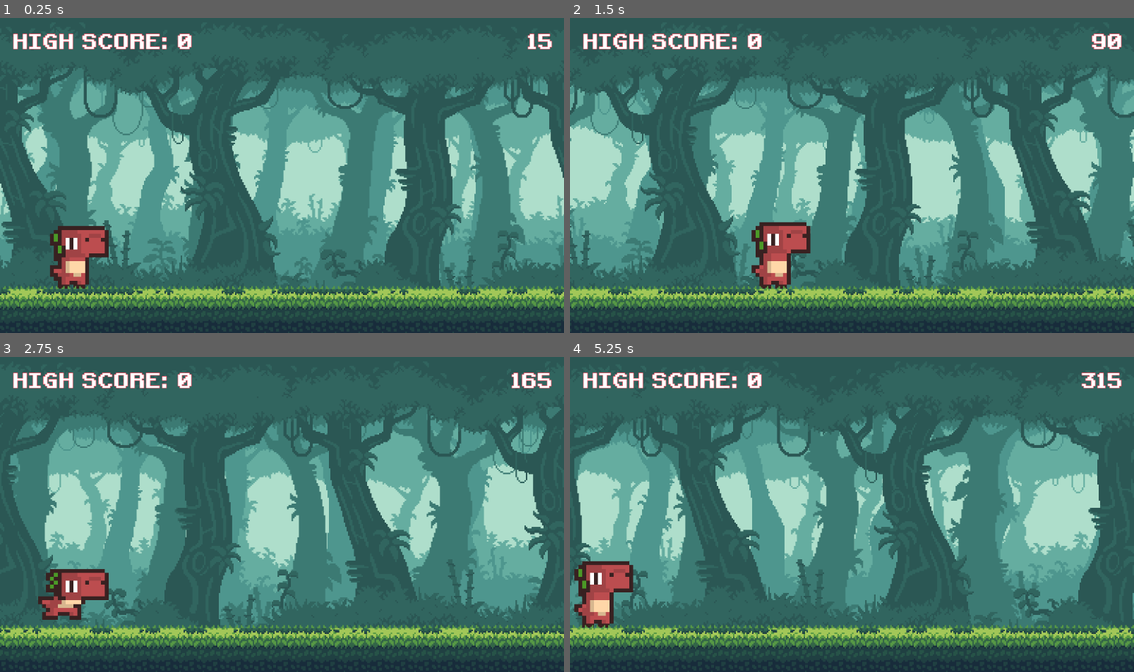
Above: before the commit, frames 1-4 (two rows, left to right).
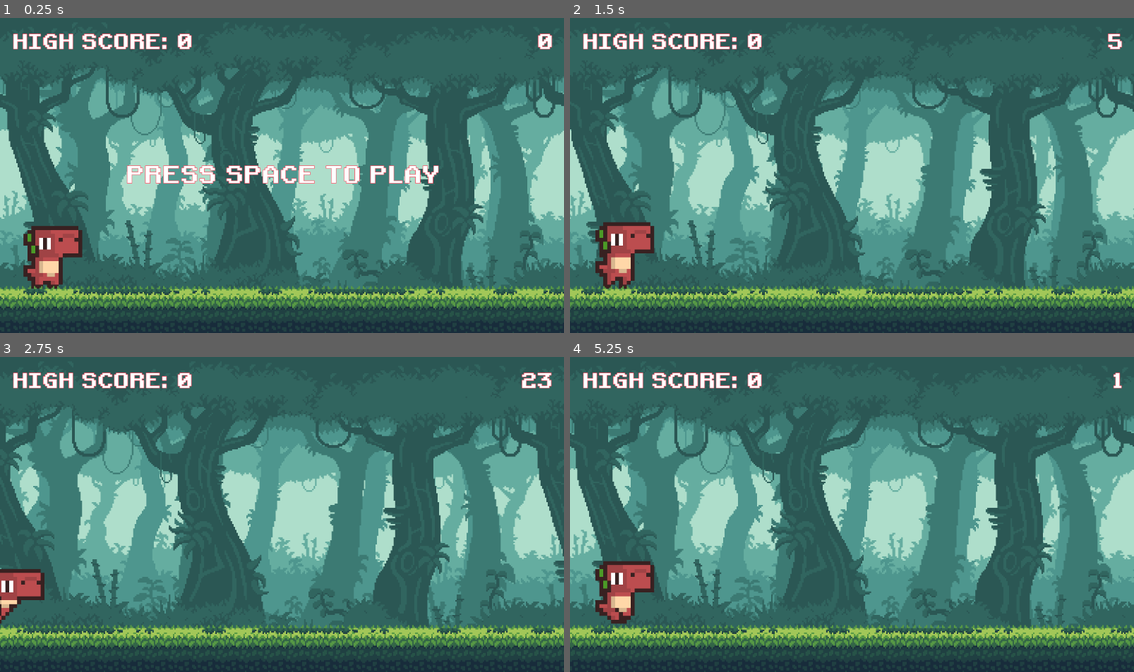
Above: after the commit, the same moments.

Repository: eric-dev-soft/dino-run
Game: Godot game, scene res://scenes/game/game.tscn
Two runs of this game, one before a commit and one after it. Both use one fixed random seed, a clock stepped at 60 frames per second and the inputs below.
Inputs:
- Up to frame 1 (0.25 s): no input
- Up to frame 2 (1.5 s): tap Space (space, bound only after the commit) at 0.5, 0.8, 1.35 s; hold Right (run) 0.53-1.28 s; tap Up (jump) at 0.77 s
- Up to frame 3 (2.75 s): tap Up (jump) at 1.52 s; tap Right (run) at 1.55 s; hold Left (backward) from 2.03 s (still down); hold Down (duck) from 2.03 s (still down); tap Space (space, bound only after the commit) at 2.3 s
- Up to frame 4 (5.25 s): release Left (backward) at 2.78 s; release Down (duck) at 2.78 s; tap Right (run) at 2.85, 4.35 s; tap Up (jump) at 3.02, 3.77, 4.52 s; hold Space (space, bound only after the commit) 3.53-4.28 s; hold Left (backward) 4.28-5.03 s; hold Space (space, bound only after the commit) from 5.03 s (still down)

The runs differ from the first frame. In frame 1, 37% of the frame differs, in the area x 0-100%, y 4-93%; in frame 2, 51%; in frame 3, 41%; in frame 4, 52%.

Commit message:
Feature: update player movement

Diff:
--- a/manager/game_manager.gd
+++ b/manager/game_manager.gd
@@ -1,10 +1,12 @@
 extends Node
 
-const GRAVITY: int = 4200
+const GRAVITY: int = 5200
 const START_SPEED: int = 5
 const SCROLL_SPEED: float = 1200.0
 const MAX_SCROLL_SPEED: int = 25
 const SPEED_RUN: int = 1500
+const MAX_SPEED_RUN: int = 20
 const HEIGHT_JUMP: float = -1200.0
-
+const PLAYER_START_POS := Vector2i(100,485)
+const INIT_GAME_POS := Vector2i(0, 0)
 var speed: float
--- a/object/entity/player/player.gd
+++ b/object/entity/player/player.gd
@@ -6,7 +6,7 @@
 @onready var run_col = $RunCol
 
 func _ready():
-	pass
+	SignalManager.on_game.connect(_on_game)
 
 func _physics_process(delta):
 	velocity.y += GameManager.GRAVITY * delta
@@ -71,3 +71,6 @@
 		run_col.disabled = true
 	else:
 		run_col.disabled = false
+
+func _on_game():
+	animated_sprite_2d.play("run")
--- a/project.godot
+++ b/project.godot
@@ -43,6 +43,11 @@
 "events": [Object(InputEventKey,"resource_local_to_scene":false,"resource_name":"","device":-1,"window_id":0,"alt_press …(182 unchanged characters)…
 ]
 }
+space={
+"deadzone": 0.5,
+"events": [Object(InputEventKey,"resource_local_to_scene":false,"resource_name":"","device":-1,"window_id":0,"alt_pressed":false,"shift_pressed":false,"ctrl_pressed":false,"meta_pressed":false,"pressed":false,"keycode":0,"physical_keycode":32,"key_label":0,"unicode":32,"echo":false,"script":null)
+]
+}
 
 [rendering]
 
--- a/scenes/game/game.gd
+++ b/scenes/game/game.gd
@@ -6,33 +6,45 @@
 @onready var barrier = $Barrier
 @onready var barrier_2 = $Barrier2
 
-const PLAYER_START_POS := Vector2i(150,485)
-
 var screen_size: Vector2i
+var is_game_running: bool = false
+const SCORE_MODIFIER: int = 200
 
 # Called when the node enters the scene tree for the first time.
 func _ready():
 	screen_size = get_window().size
-	_on_new_game()
+	SignalManager.on_game.connect(_on_game)
+	SignalManager.on_wait.connect(_on_wait)
 
-func _process(delta):
-	GameManager.speed = GameManager.START_SPEED
-	player.position.x += GameManager.speed
-	camera_2d.position.x  += GameManager.speed
-	barrier.position.x  += GameManager.speed
-	barrier_2.position.x  += GameManager.speed
-	ScoreManager.increment_score()
+func _process(_delta):
+	if Input.is_action_pressed("space"):
+		_on_new_game()
+	if is_game_running:
+		GameManager.speed = GameManager.START_SPEED + (ScoreManager.get_score() / SCORE_MODIFIER)
+		if GameManager.speed > GameManager.MAX_SPEED_RUN:
+			GameManager.speed = GameManager.MAX_SPEED_RUN
+		print(GameManager.speed)
+		player.position.x += GameManager.speed
+		camera_2d.position.x  += GameManager.speed
+		barrier.position.x  += GameManager.speed
+		barrier_2.position.x  += GameManager.speed
+		ScoreManager.increment_score()
 
-	if camera_2d.position.x - ground.position.x > screen_size.x * 1:
-		ground.position.x += screen_size.x
+		if camera_2d.position.x - ground.position.x > screen_size.x * 1:
+			ground.position.x += screen_size.x
+	else:
+		SignalManager.on_wait.emit()
 
 func _on_new_game():
 	SignalManager.on_game.emit()
 	ScoreManager.set_score(0)
-	player.position = PLAYER_START_POS
-	player.velocity = Vector2i(0, 0)
-	camera_2d.position = Vector2i(0, 0)
-	ground.position = Vector2i(0, 0)
+	player.position = GameManager.PLAYER_START_POS
+	player.velocity = GameManager.INIT_GAME_POS
+	camera_2d.position = GameManager.INIT_GAME_POS
+	ground.position = GameManager.INIT_GAME_POS
+
+func _on_game():
+	is_game_running = true
 
 func _on_wait():
 	pass
Not shown, added: scenes/game/gam26D4.tmp
Not shown, added: scenes/game/gamFA75.tmp
